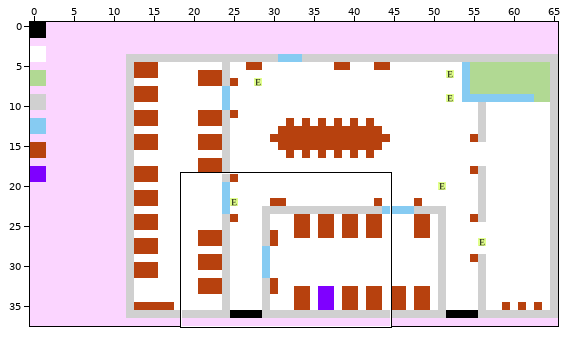
One commit to this Tiled map: Resources/Levels/Radme/Cal/Blueprints/Market/Barrack.tmx. The first picture is a wide view before the edit; the outline marks the close-up.
Close-up. Before the commit:
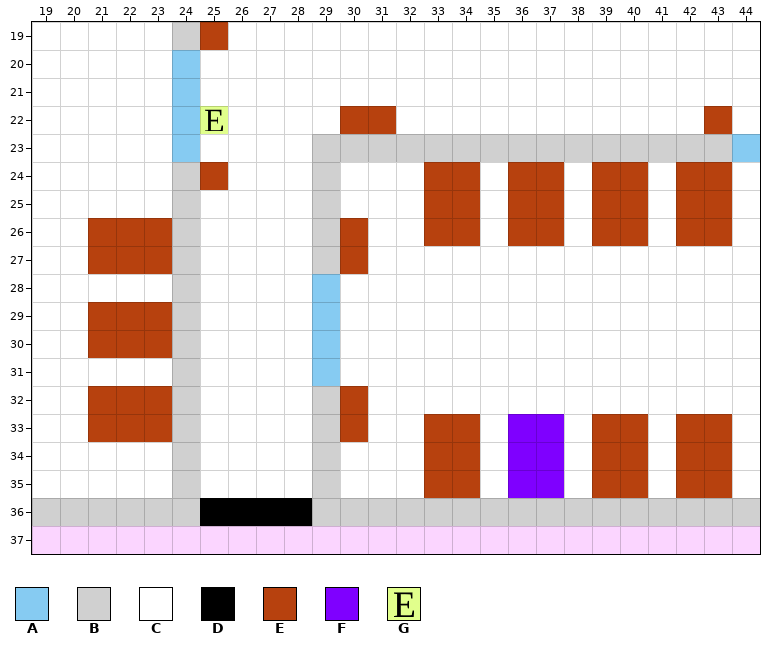
Cells are 32x32 px. Shown: x 19..44, y 19..37. The commit also changed other parts of the map, which this record leaves out.
Key: from "Miky Blue Print": A 0 "azure", B 1 "gray", C 3 "white", D 4 "black", E 5 "rust", F 6 "violet", G 7 "enemy".
_ is an empty cell.
Layers that did not change in this view are not listed.
Layer "Livello" before, first column x 19:
19 CCCCCBECCCCCCCCCCCCCCCCCCC
20 CCCCCACCCCCCCCCCCCCCCCCCCC
21 CCCCCACCCCCCCCCCCCCCCCCCCC
22 CCCCCAGCCCCEECCCCCCCCCCCEC
23 CCCCCACCCCBBBBBBBBBBBBBBBA
24 CCCCCBECCCBCCCEECEECEECEEC
25 CCCCCBCCCCBCCCEECEECEECEEC
26 CCEEEBCCCCBECCEECEECEECEEC
27 CCEEEBCCCCBECCCCCCCCCCCCCC
28 CCCCCBCCCCACCCCCCCCCCCCCCC
29 CCEEEBCCCCACCCCCCCCCCCCCCC
30 CCEEEBCCCCACCCCCCCCCCCCCCC
31 CCCCCBCCCCACCCCCCCCCCCCCCC
32 CCEEEBCCCCBECCCCCCCCCCCCCC
33 CCEEEBCCCCBECCEECFFCEECEEC
34 CCCCCBCCCCBCCCEECFFCEECEEC
35 CCCCCBCCCCBCCCEECFFCEECEEC
36 BBBBBBDDDDBBBBBBBBBBBBBBBB
37 __________________________
New version:
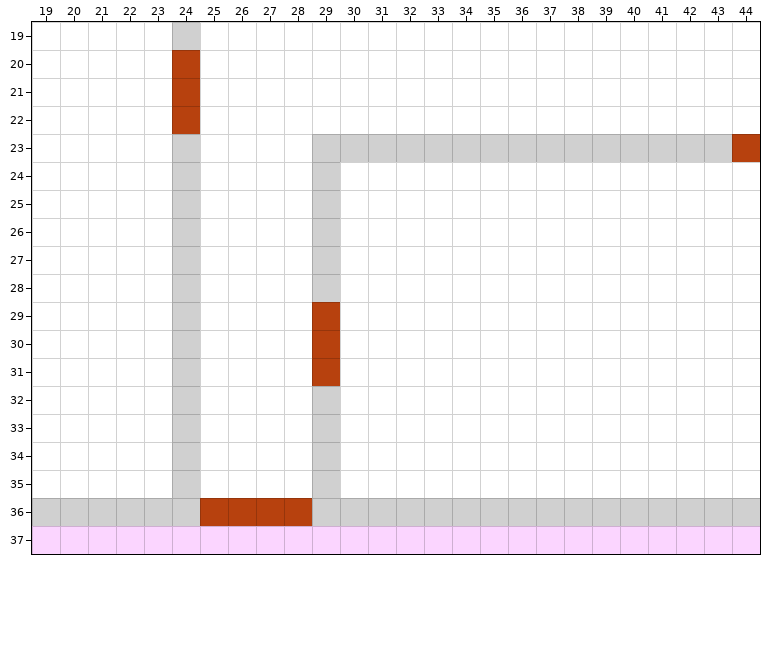
Diff:
Layer "Livello":
y 19: x 25 E -> C
y 20..21: x 24 A -> E
y 22: x 24..25 AG -> EC; x 30..31 EE -> CC; x 43 E -> C
y 23: x 24 A -> B; x 44 A -> E
y 24: x 25 E -> C; x 33..34 EE -> CC; x 36..37 EE -> CC; x 39..40 EE -> CC; x 42..43 EE -> CC
y 25: x 33..34 EE -> CC; x 36..37 EE -> CC; x 39..40 EE -> CC; x 42..43 EE -> CC
y 26: x 21..23 EEE -> CCC; x 30 E -> C; x 33..34 EE -> CC; x 36..37 EE -> CC; x 39..40 EE -> CC; x 42..43 EE -> CC
y 27: x 21..23 EEE -> CCC; x 30 E -> C
y 28: x 29 A -> B
y 29..30: x 21..23 EEE -> CCC; x 29 A -> E
y 31: x 29 A -> E
y 32: x 21..23 EEE -> CCC; x 30 E -> C
y 33: x 21..23 EEE -> CCC; x 30 E -> C; x 33..34 EE -> CC; x 36..37 FF -> CC; x 39..40 EE -> CC; x 42..43 EE -> CC
y 34..35: x 33..34 EE -> CC; x 36..37 FF -> CC; x 39..40 EE -> CC; x 42..43 EE -> CC
y 36: x 25..28 DDDD -> EEEE
